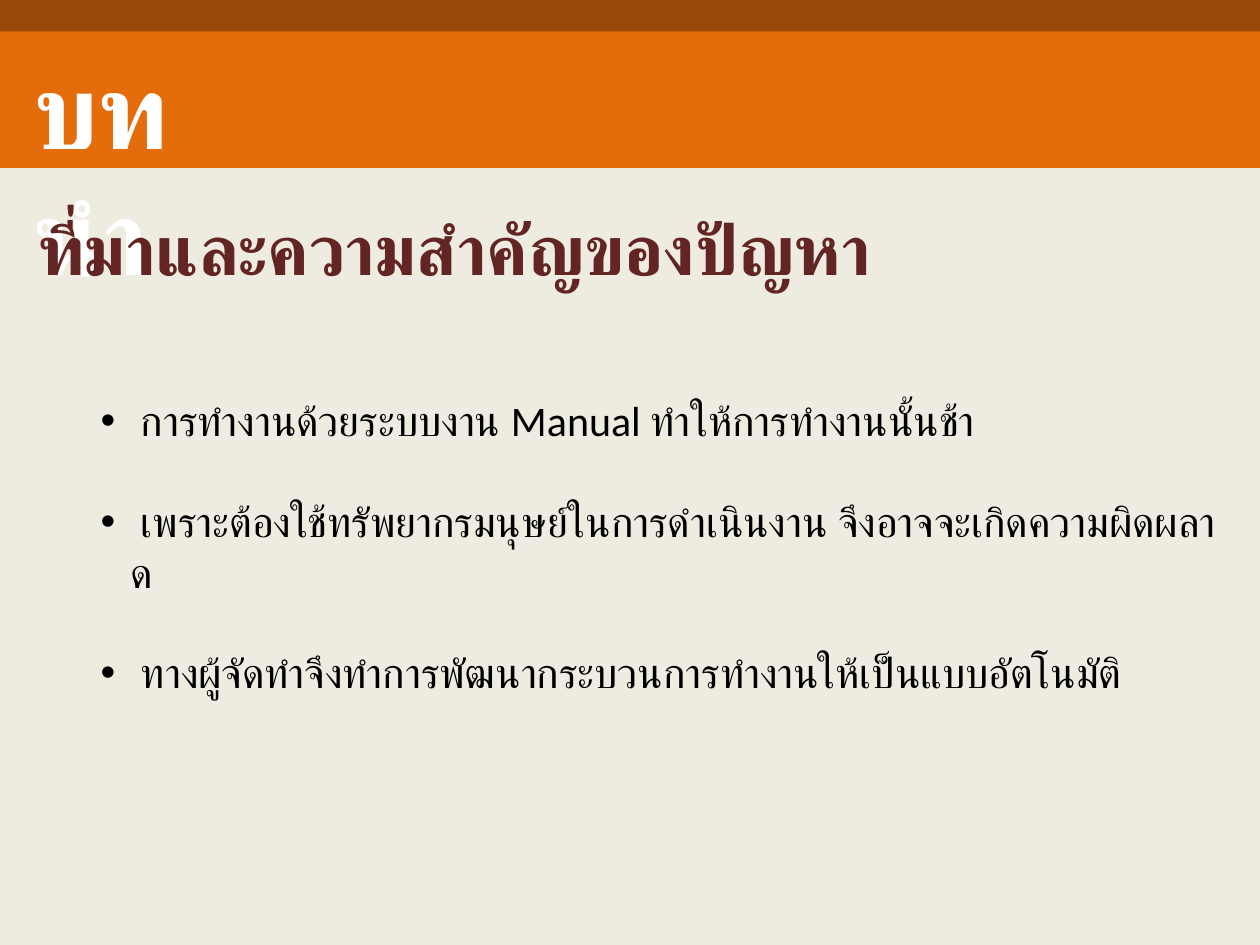
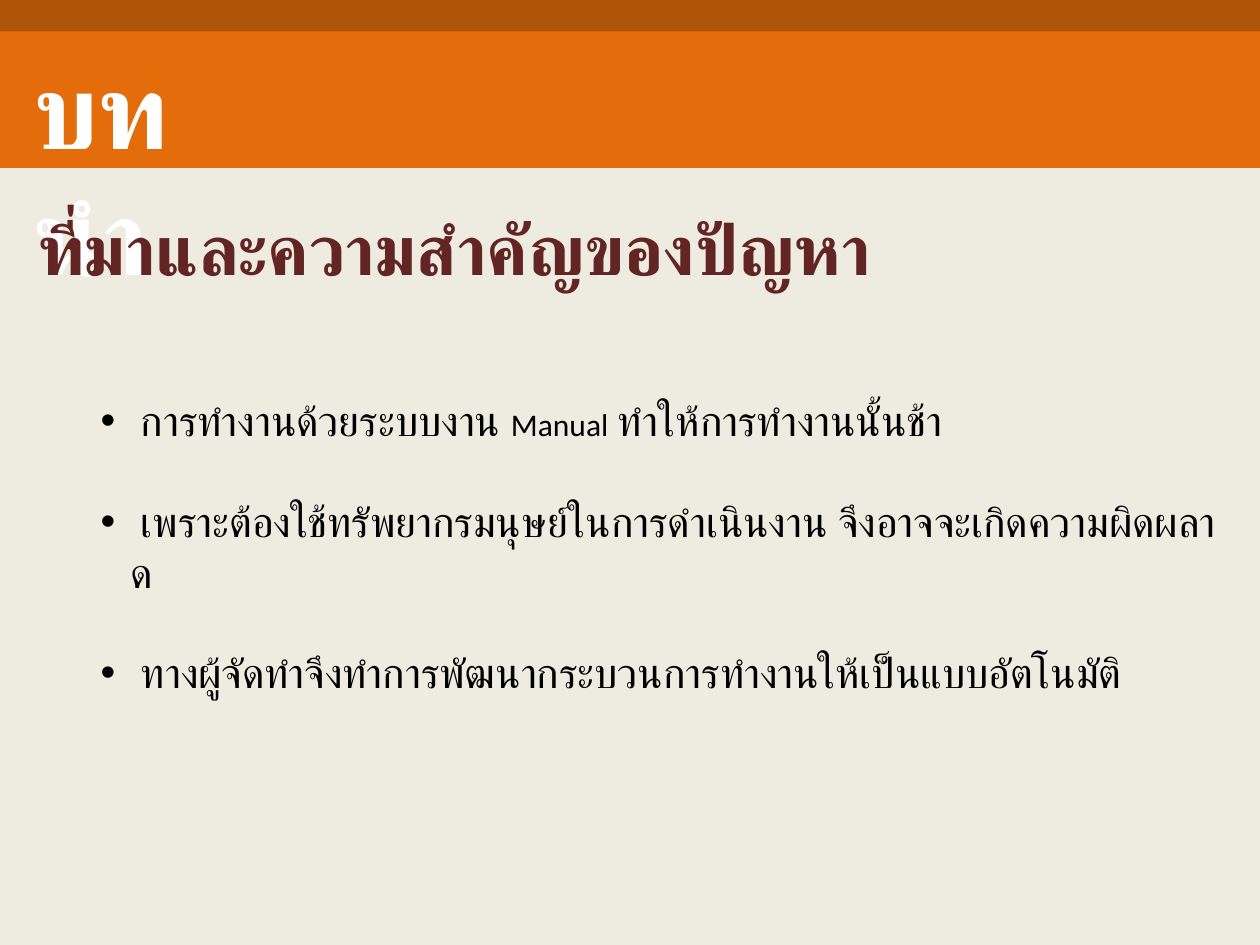
Before and after one commit to picahpm/ThesisPi, a slide deck: slide 3 of 1stPresent.ppt. Drawn at 1260x945 pixels with LibreOffice and Linux fonts; fonts in the diff are those of the drawing. Boxes give left, top, right and bottom in pixels: in the first picture for what was removed or moved away, otherwise in the second. Text is boxed around its words. In the diff, an @@ line names an element or a change of style, - is before the commit and + after.

```diff
--- a/1stPresent.ppt
+++ b/1stPresent.ppt
@@ rectangle at bbox=[0, 0, 1260, 32]: fill #984807 to #B05408 @@
@@ text at bbox=[141, 404, 942, 437]: size 24 to 18 pt in "Manual" @@
```
Also in this commit, not shown: 8 other slides changed, 1 other file.
